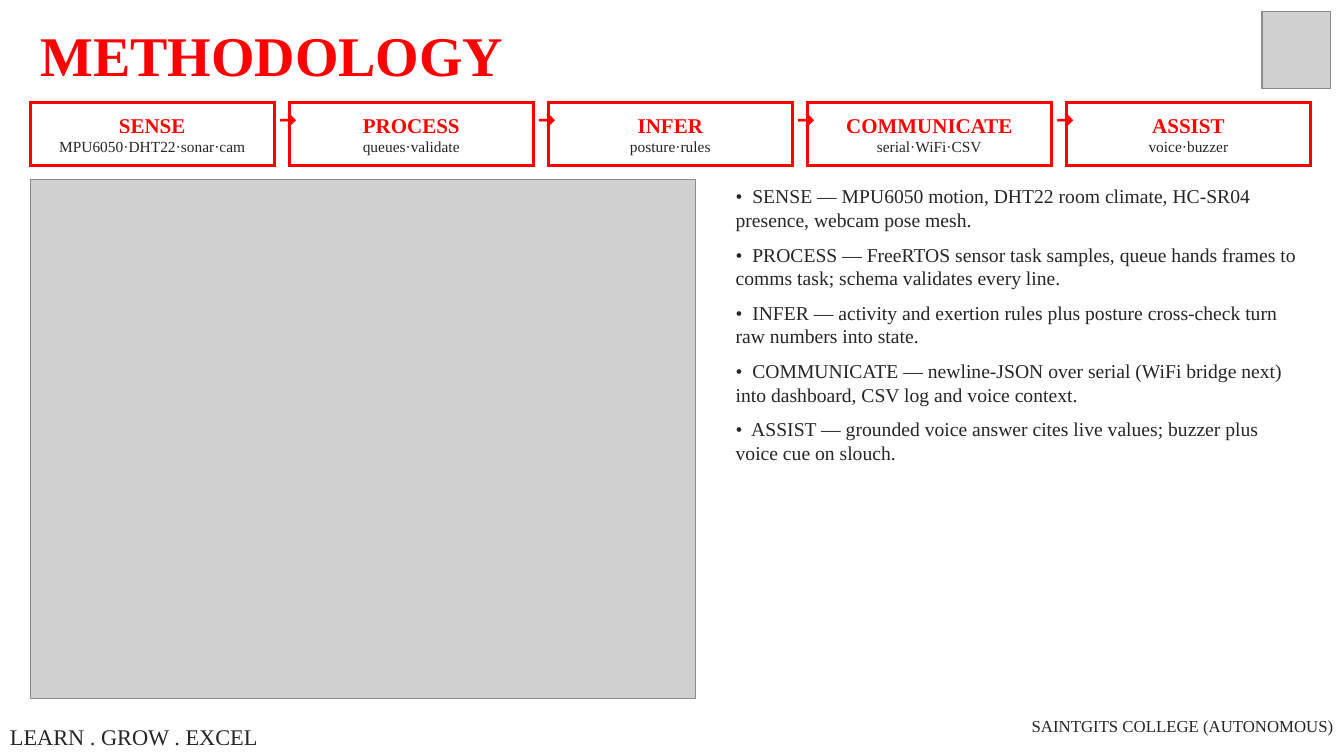
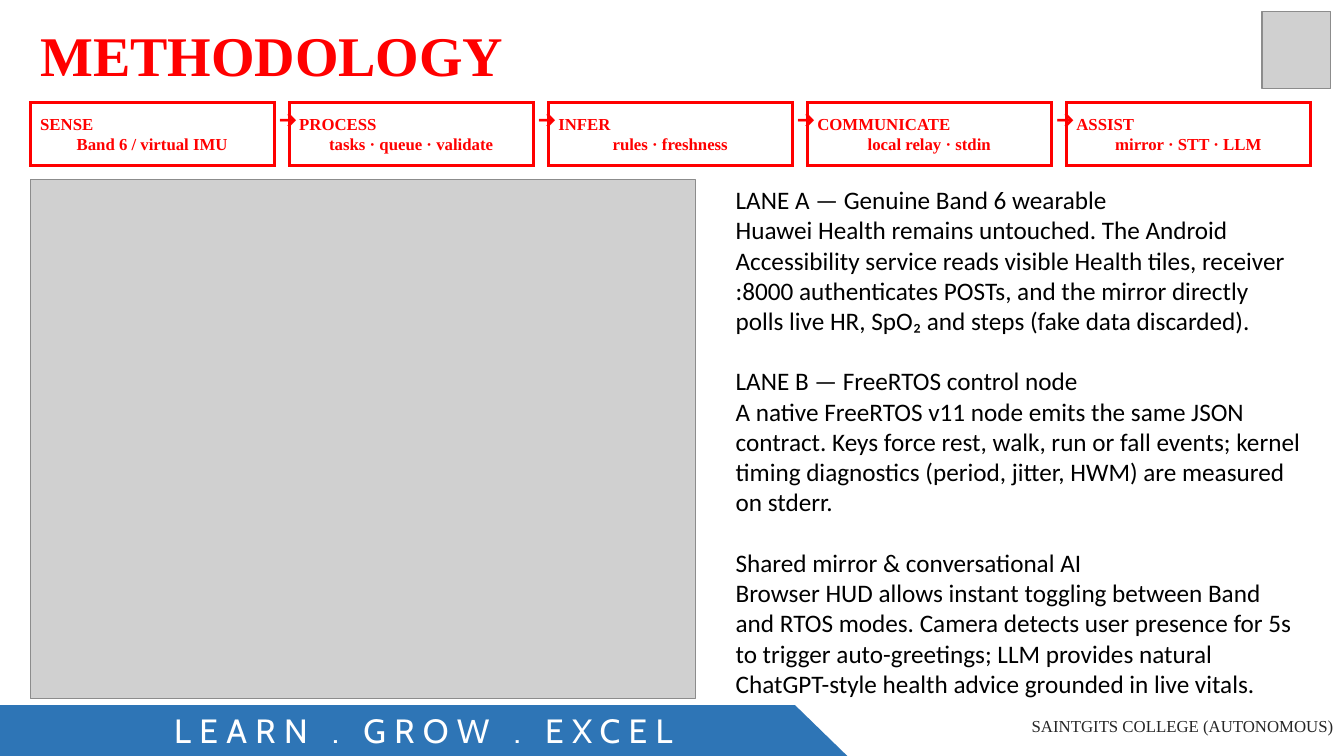
Before and after one commit to siddoit/KinetiQ, a slide deck: slide 5 of docs/final review/KINETIQ_V1_final_review.pptx (slide 4 before the commit). Drawn at 1344x756 pixels with LibreOffice and Linux fonts; fonts in the diff are those of the drawing; grey boxes stand for pictures. Boxes give left, top, right and bottom in pixels: in the first picture for what was removed or moved away, otherwise in the second. Text is boxed around its words. In the diff, an @@ line names an element or a change of style, - is before the commit and + after.

Commit message:
feat: in-app band/rtos lane switch, conversational ai, 5s presence greeting, and comprehensive report suite

```diff
--- a/docs/final review/KINETIQ_V1_final_review.pptx
+++ b/docs/final review/KINETIQ_V1_final_review.pptx
@@ text in rectangle at (40, 119, 227, 151): text changed; size 11 to 12 pt; text colour #262626 to #FF0000; bold on @@
-SENSE
-MPU6050·DHT22·sonar·cam
+SENSE
+Band 6 / virtual IMU
@@ text in rectangle at (299, 119, 493, 154): text changed; size 11 to 12 pt; text colour #262626 to #FF0000; bold on @@
-PROCESS
-queues·validate
+PROCESS
+tasks · queue · validate
@@ text in rectangle at (558, 119, 728, 150): text changed; size 11 to 12 pt; text colour #262626 to #FF0000; bold on @@
-INFER
-posture·rules
+INFER
+rules · freshness
@@ text in rectangle at (817, 119, 990, 154): text changed; size 11 to 12 pt; text colour #262626 to #FF0000; bold on @@
-COMMUNICATE
-serial·WiFi·CSV
+COMMUNICATE
+local relay · stdin
@@ text in rectangle at (1076, 119, 1261, 150): text changed; size 11 to 12 pt; text colour #262626 to #FF0000; bold on @@
-ASSIST
-voice·buzzer
+ASSIST
+mirror · STT · LLM
@@ text at (736, 191, 1299, 668): text changed; size 14 to 18 pt; font Times New Roman to Calibri; text colour #262626 to #000000 @@
-• SENSE — MPU6050 motion, DHT22 room climate, HC-SR04 presence, webcam pose mesh.
-• PROCESS — FreeRTOS sensor task samples, queue hands frames to comms task; schema validates every line.
-• INFER — activity and exertion rules plus posture cross-check turn raw numbers into state.
-• COMMUNICATE — newline-JSON over serial (WiFi bridge next) into dashboard, CSV log and voice context.
-• ASSIST — grounded voice answer cites live values; buzzer plus voice cue on slouch.
+LANE A — Genuine Band 6 wearable
+Huawei Health remains untouched. The Android Accessibility service reads visible Health tiles, receiver :8000 authenticates POSTs, and the mirror directly polls live HR, SpO₂ and steps (fake data discarded).
+LANE B — FreeRTOS control node
+A native FreeRTOS v11 node emits the same JSON contract. Keys force rest, walk, run or fall events; kernel timing diagnostics (period, jitter, HWM) are measured on stderr.
+Shared mirror & conversational AI
+Browser HUD allows instant toggling between Band and RTOS modes. Camera detects user presence for 5s to trigger auto-greetings; LLM provides natural ChatGPT-style health advice grounded in live vitals.
@@ freeform shape added at (0, 706, 848, 756), fill #2E75B6, 24 pt, text #FFFFFF @@
+LEARN . GROW . EXCEL
@@ text removed at (10, 730, 258, 746) @@
-LEARN . GROW . EXCEL
```
Also in this commit, not shown: 3 other slides changed, 6 slides added, 4 slides removed, 35 other files.
